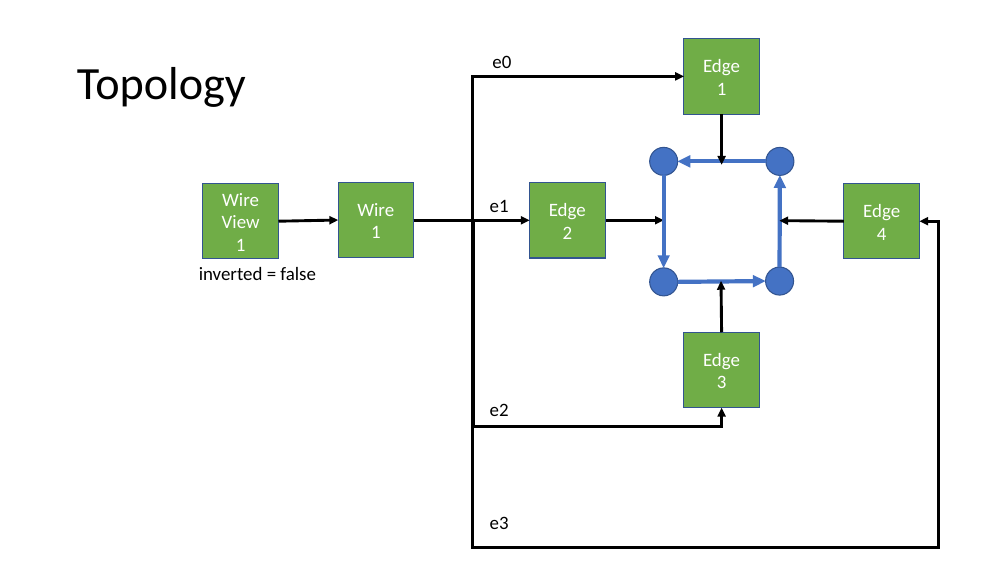
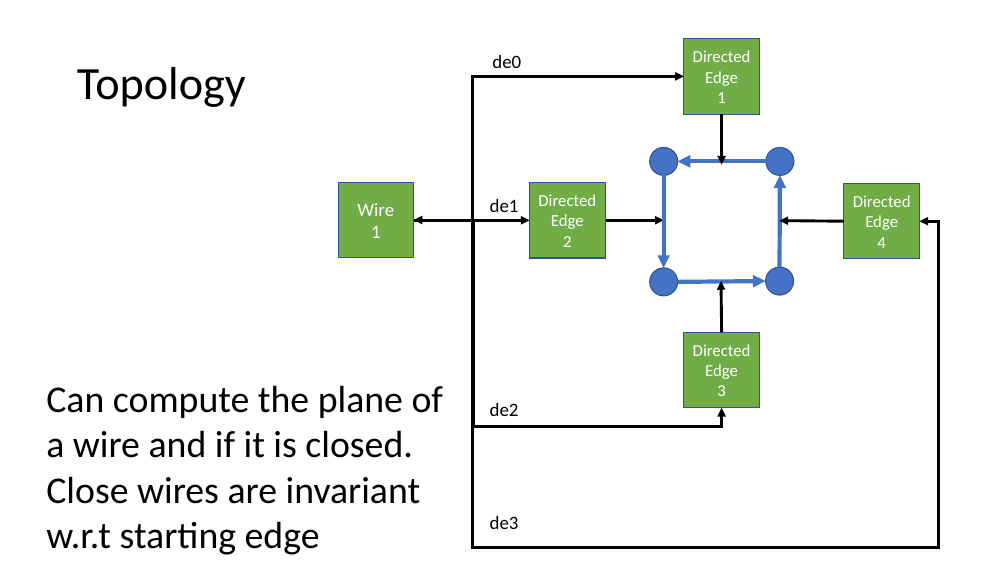
Before and after one commit to automaticmagic/topolys, a slide deck: slide 6 of design/Classes.pptx (slide 8 before the commit). Drawn at 1008x567 pixels with LibreOffice and Linux fonts; fonts in the diff are those of the drawing. Boxes give left, top, right and bottom in pixels: in the first picture for what was removed or moved away, otherwise in the second. Text is boxed around its words. In the diff, an @@ line names an element or a change of style, - is before the commit and + after.

```diff
--- a/design/Classes.pptx
+++ b/design/Classes.pptx
@@ text at bbox=[492, 55, 521, 68]: text changed @@
-e0
+de0
@@ text in rectangle at bbox=[693, 50, 751, 86]: text changed; size 18 to 16 pt @@
-Edge
+Directed Edge
@@ elbow arrow (414, 220) - (684, 76): elbow arrow to elbow double arrow @@
@@ text in rectangle at bbox=[717, 92, 725, 103]: size 18 to 16 pt in "1" @@
@@ rectangle removed at bbox=[203, 184, 278, 259] @@
-Wire
-View
-1
@@ text at bbox=[490, 199, 519, 212]: text changed @@
-e1
+de1
@@ text in rectangle at bbox=[538, 194, 596, 229]: text changed; size 18 to 16 pt @@
-Edge
+Directed Edge
@@ text in rectangle at bbox=[853, 195, 911, 230]: text changed; size 18 to 16 pt @@
-Edge
+Directed Edge
@@ arrow removed from (278, 222) to (338, 220) @@
@@ text in rectangle at bbox=[563, 236, 571, 247]: size 18 to 16 pt in "2" @@
@@ text in rectangle at bbox=[877, 237, 885, 248]: size 18 to 16 pt in "4" @@
@@ text removed at bbox=[199, 267, 316, 280] @@
-inverted = false
@@ text in rectangle at bbox=[693, 344, 751, 379]: text changed; size 18 to 16 pt @@
-Edge
+Directed Edge
@@ text added at bbox=[46, 385, 443, 555], 36 pt, text #000000 @@
+Can compute the plane of a wire and if it is closed. Close wires are invariant w.r.t starting edge
@@ text in rectangle at bbox=[717, 385, 725, 396]: size 18 to 16 pt in "3" @@
@@ text at bbox=[490, 403, 519, 416]: text changed @@
-e2
+de2
@@ text at bbox=[490, 516, 519, 529]: text changed @@
-e3
+de3
```
Also in this commit, not shown: 7 other slides changed, 1 slide added, 2 slides removed, 5 other files.
